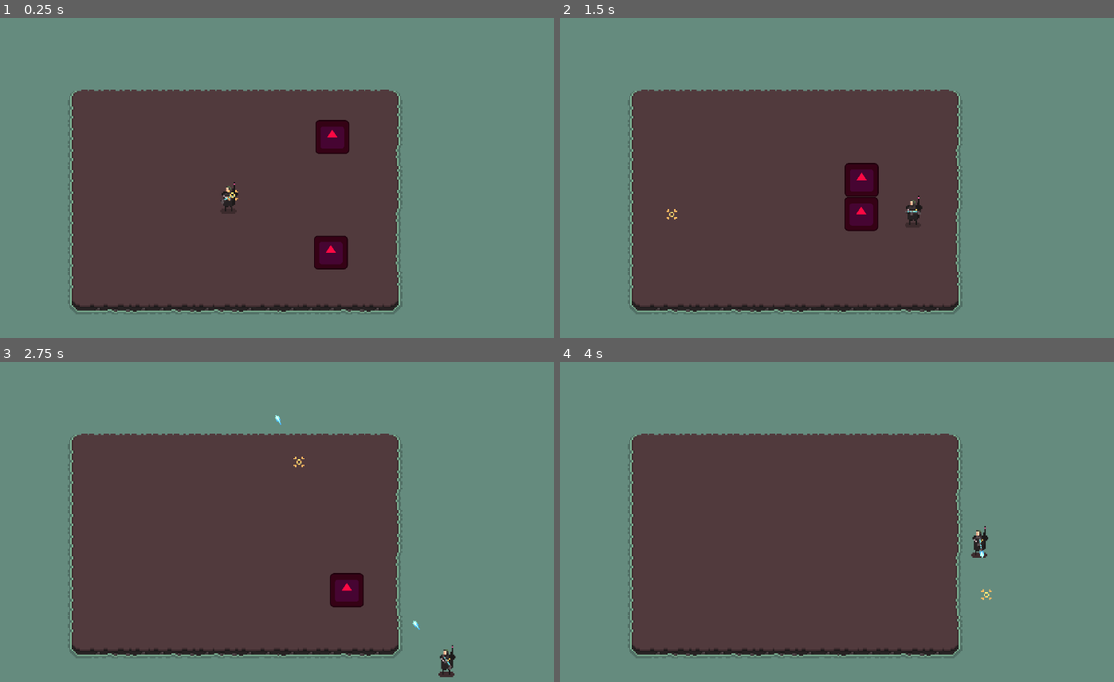
Above: before the commit, frames 1-4 (two rows, left to right).
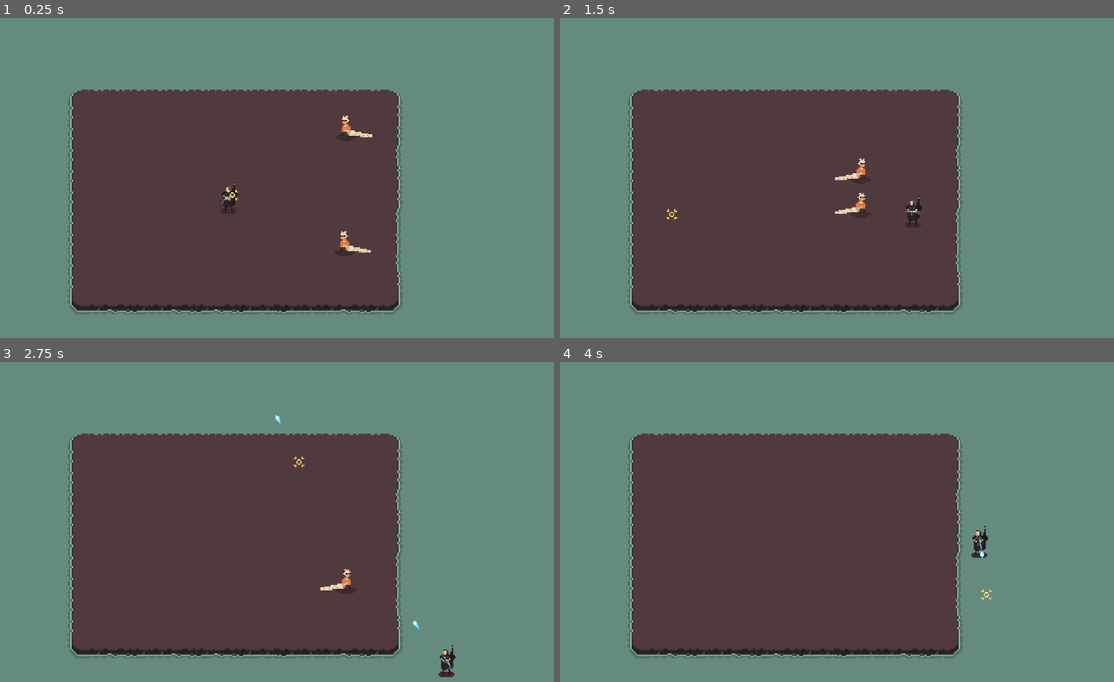
Above: after the commit, the same moments.

Repository: gablaroche29/arena-chaos
Game: Godot game, scene res://scenes/main_scene.tscn
The game is run twice, just before and just after one commit, with the same random seed, the same clock (stepped at 60 frames per second) and the same inputs. The engine's default icon, where the game draws it, is replaced by a stand-in: a white triangle on a blue panel in a dark square.
Inputs (mouse positions are in pixels of both pictures, inside the frame that each line leads up to):
- Up to frame 1 (0.25 s): no input
- Up to frame 2 (1.5 s): move the mouse to (936, 178) at 0.52 s; press the mouse at (936, 178) at 0.53 s; hold D (walk_right) 0.53-1.28 s; move the mouse to (665, 213) at 1.27 s; release the mouse at (665, 213) at 1.28 s; hold S (walk_down) from 1.28 s (still down); click (665, 213) at 1.35 s
- Up to frame 3 (2.75 s): move the mouse to (299, 461) at 2.02 s; release S (walk_down) at 2.03 s; press the mouse at (299, 461) at 2.03 s; hold D (walk_right) from 2.03 s (still down)
- Up to frame 4 (4 s): move the mouse to (764, 611) at 2.77 s; release D (walk_right) at 2.78 s; release the mouse at (764, 611) at 2.78 s; hold W (walk_up) 2.78-3.53 s; click (764, 611) at 2.85 s; move the mouse to (986, 595) at 3.52 s; press the mouse at (986, 595) at 3.53 s; hold A (walk_left) from 3.53 s (still down)

The runs differ from the first frame. In frame 1, 1.4% of the frame differs, in the area x 56-68%, y 30-79%; in frame 2, 1.3%; in frame 3, 0.7%; in frame 4, nothing differs.

Commit message:
feat: add base animations to player

Diff:
--- a/scenes/characters/enemies/enemy.tscn
+++ /dev/null
@@ -1,37 +0,0 @@
-[gd_scene load_steps=6 format=3 uid="uid://by4exggi8mrte"]
-
-[ext_resource type="Script" uid="uid://uvm7bmcoev5t" path="res://scenes/characters/enemies/enemy.gd" id="1_blu3w"]
-[ext_resource type="Texture2D" uid="uid://dqloh3a8udjn8" path="res://icon.svg" id="1_w0ky3"]
-[ext_resource type="Script" uid="uid://c8diplwnk38nf" path="res://scripts/components/health.gd" id="3_nwhyh"]
-
-[sub_resource type="RectangleShape2D" id="RectangleShape2D_58vw2"]
-
-[sub_resource type="RectangleShape2D" id="RectangleShape2D_nwhyh"]
-size = Vector2(128, 128)
-
-[node name="Enemy" type="CharacterBody2D" groups=["enemy"]]
-collision_layer = 2
-collision_mask = 0
-script = ExtResource("1_blu3w")
-
-[node name="CollisionShape2D" type="CollisionShape2D" parent="."]
-shape = SubResource("RectangleShape2D_58vw2")
-
-[node name="Sprite2D" type="Sprite2D" parent="."]
-modulate = Color(0.986722, 0.0374479, 0.262244, 1)
-scale = Vector2(0.2, 0.2)
-texture = ExtResource("1_w0ky3")
-
-[node name="Area2D" type="Area2D" parent="."]
-
-[node name="CollisionShape2D" type="CollisionShape2D" parent="Area2D"]
-scale = Vector2(0.2, 0.2)
-shape = SubResource("RectangleShape2D_nwhyh")
-
-[node name="Health" type="Node" parent="."]
-script = ExtResource("3_nwhyh")
-max_health = 3
-metadata/_custom_type_script = "uid://c8diplwnk38nf"
-
-[connection signal="body_entered" from="Area2D" to="." method="_on_area_2d_body_entered"]
-[connection signal="body_exited" from="Area2D" to="." method="_on_area_2d_body_exited"]
--- /dev/null
+++ b/scenes/characters/enemies/warrior/warrior.tscn
@@ -0,0 +1,262 @@
+[gd_scene load_steps=18 format=3 uid="uid://by4exggi8mrte"]
+
+[ext_resource type="Script" uid="uid://uvm7bmcoev5t" path="res://scenes/characters/enemies/warrior/warrior.gd" id="1_blu3w"]
+[ext_resource type="Texture2D" uid="uid://vf64kmql6fva" path="res://assets/game/characters/enemies/warrior.png" id="2_20xeb"]
+[ext_resource type="Script" uid="uid://c8diplwnk38nf" path="res://scripts/components/health.gd" id="3_nwhyh"]
+
+[sub_resource type="RectangleShape2D" id="RectangleShape2D_58vw2"]
+
+[sub_resource type="RectangleShape2D" id="RectangleShape2D_nwhyh"]
+size = Vector2(128, 128)
+
+[sub_resource type="Animation" id="Animation_20xeb"]
+resource_name = "idle_side"
+length = 0.6
+loop_mode = 1
+tracks/0/type = "value"
+tracks/0/imported = false
+tracks/0/enabled = true
+tracks/0/path = NodePath("Sprite2D:frame")
+tracks/0/interp = 1
+tracks/0/loop_wrap = true
+tracks/0/keys = {
+"times": PackedFloat32Array(0, 0.1, 0.2, 0.3, 0.4, 0.5),
+"transitions": PackedFloat32Array(1, 1, 1, 1, 1, 1),
+"update": 1,
+"values": [0, 1, 2, 3, 4, 5]
+}
+
+[sub_resource type="Animation" id="Animation_x2pkb"]
+length = 0.001
+tracks/0/type = "value"
+tracks/0/imported = false
+tracks/0/enabled = true
+tracks/0/path = NodePath("Sprite2D:frame")
+tracks/0/interp = 1
+tracks/0/loop_wrap = true
+tracks/0/keys = {
+"times": PackedFloat32Array(0),
+"transitions": PackedFloat32Array(1),
+"update": 1,
+"values": [0]
+}
+tracks/1/type = "value"
+tracks/1/imported = false
+tracks/1/enabled = true
+tracks/1/path = NodePath("Sprite2D:frame_coords")
+tracks/1/interp = 1
+tracks/1/loop_wrap = true
+tracks/1/keys = {
+"times": PackedFloat32Array(0),
+"transitions": PackedFloat32Array(1),
+"update": 1,
+"values": [Vector2i(0, 3)]
+}
+
+[sub_resource type="Animation" id="Animation_34xhb"]
+resource_name = "idle_top"
+length = 0.6
+loop_mode = 1
+tracks/0/type = "value"
+tracks/0/imported = false
+tracks/0/enabled = true
+tracks/0/path = NodePath("Sprite2D:frame")
+tracks/0/interp = 1
+tracks/0/loop_wrap = true
+tracks/0/keys = {
+"times": PackedFloat32Array(0, 0.1, 0.2, 0.3, 0.4, 0.5),
+"transitions": PackedFloat32Array(1, 1, 1, 1, 1, 1),
+"update": 1,
+"values": [16, 17, 18, 19, 20, 21]
+}
+
+[sub_resource type="Animation" id="Animation_eud7m"]
+resource_name = "idle_top"
+length = 0.6
+loop_mode = 1
+tracks/0/type = "value"
+tracks/0/imported = false
+tracks/0/enabled = true
+tracks/0/path = NodePath("Sprite2D:frame")
+tracks/0/interp = 1
+tracks/0/loop_wrap = true
+tracks/0/keys = {
+"times": PackedFloat32Array(0, 0.1, 0.2, 0.3, 0.4, 0.5),
+"transitions": PackedFloat32Array(1, 1, 1, 1, 1, 1),
+"update": 1,
+"values": [32, 33, 34, 35, 36, 37]
+}
+
+[sub_resource type="Animation" id="Animation_6wj6r"]
+resource_name = "run_side"
+length = 1.2
+loop_mode = 1
+step = 0.1
+tracks/0/type = "value"
+tracks/0/imported = false
+tracks/0/enabled = true
+tracks/0/path = NodePath("Sprite2D:frame_coords")
+tracks/0/interp = 1
+tracks/0/loop_wrap = true
+tracks/0/keys = {
+"times": PackedFloat32Array(0, 0.1, 0.2, 0.3, 0.4, 0.5, 0.6, 0.7, 0.8, 0.9, 1, 1.1),
+"transitions": PackedFloat32Array(1, 1, 1, 1, 1, 1, 1, 1, 1, 1, 1, 1),
+"update": 1,
+"values": [Vector2i(0, 3), Vector2i(1, 3), Vector2i(2, 3), Vector2i(3, 3), Vector2i(4, 3), Vector2i(5, 3), Vector2i(6, 3), Vector2i(7, 3), Vector2i(8, 3), Vector2i(9, 3), Vector2i(10, 3), Vector2i(11, 3)]
+}
+
+[sub_resource type="Animation" id="Animation_5qiye"]
+resource_name = "run_down"
+length = 1.2
+loop_mode = 1
+step = 0.1
+tracks/0/type = "value"
+tracks/0/imported = false
+tracks/0/enabled = true
+tracks/0/path = NodePath("Sprite2D:frame_coords")
+tracks/0/interp = 1
+tracks/0/loop_wrap = true
+tracks/0/keys = {
+"times": PackedFloat32Array(0, 0.1, 0.2, 0.3, 0.4, 0.5, 0.6, 0.7, 0.8, 0.9, 1, 1.1),
+"transitions": PackedFloat32Array(1, 1, 1, 1, 1, 1, 1, 1, 1, 1, 1, 1),
+"update": 1,
+"values": [Vector2i(0, 4), Vector2i(1, 4), Vector2i(2, 4), Vector2i(3, 4), Vector2i(4, 4), Vector2i(5, 4), Vector2i(6, 4), Vector2i(7, 4), Vector2i(8, 4), Vector2i(9, 4), Vector2i(10, 4), Vector2i(11, 4)]
+}
+
+[sub_resource type="Animation" id="Animation_dxhgk"]
+resource_name = "run_top"
+length = 1.2
+loop_mode = 1
+step = 0.1
+tracks/0/type = "value"
+tracks/0/imported = false
+tracks/0/enabled = true
+tracks/0/path = NodePath("Sprite2D:frame_coords")
+tracks/0/interp = 1
+tracks/0/loop_wrap = true
+tracks/0/keys = {
+"times": PackedFloat32Array(0, 0.1, 0.2, 0.3, 0.4, 0.5, 0.6, 0.7, 0.8, 0.9, 1, 1.1),
+"transitions": PackedFloat32Array(1, 1, 1, 1, 1, 1, 1, 1, 1, 1, 1, 1),
+"update": 1,
+"values": [Vector2i(0, 5), Vector2i(1, 5), Vector2i(2, 5), Vector2i(3, 5), Vector2i(4, 5), Vector2i(5, 5), Vector2i(6, 5), Vector2i(7, 5), Vector2i(8, 5), Vector2i(9, 5), Vector2i(10, 5), Vector2i(11, 5)]
+}
+
+[sub_resource type="Animation" id="Animation_ky1xa"]
+resource_name = "smash_side"
+length = 1.1
+step = 0.1
+tracks/0/type = "value"
+tracks/0/imported = false
+tracks/0/enabled = true
+tracks/0/path = NodePath("Sprite2D:frame_coords")
+tracks/0/interp = 1
+tracks/0/loop_wrap = true
+tracks/0/keys = {
+"times": PackedFloat32Array(0, 0.1, 0.2, 0.3, 0.4, 0.5, 0.6, 0.7, 0.8, 0.9, 1),
+"transitions": PackedFloat32Array(1, 1, 1, 1, 1, 1, 1, 1, 1, 1, 1),
+"update": 1,
+"values": [Vector2i(9, 6), Vector2i(1, 6), Vector2i(2, 6), Vector2i(3, 6), Vector2i(4, 6), Vector2i(5, 6), Vector2i(6, 6), Vector2i(7, 6), Vector2i(8, 6), Vector2i(9, 6), Vector2i(10, 6)]
+}
+
+[sub_resource type="Animation" id="Animation_ujoup"]
+resource_name = "smash_down"
+length = 1.1
+step = 0.1
+tracks/0/type = "value"
+tracks/0/imported = false
+tracks/0/enabled = true
+tracks/0/path = NodePath("Sprite2D:frame_coords")
+tracks/0/interp = 1
+tracks/0/loop_wrap = true
+tracks/0/keys = {
+"times": PackedFloat32Array(0, 0.1, 0.2, 0.3, 0.4, 0.5, 0.6, 0.7, 0.8, 0.9, 1),
+"transitions": PackedFloat32Array(1, 1, 1, 1, 1, 1, 1, 1, 1, 1, 1),
+"update": 1,
+"values": [Vector2i(0, 7), Vector2i(1, 7), Vector2i(2, 7), Vector2i(3, 7), Vector2i(4, 7), Vector2i(5, 7), Vector2i(6, 7), Vector2i(7, 7), Vector2i(8, 7), Vector2i(9, 7), Vector2i(10, 7)]
+}
+
+[sub_resource type="Animation" id="Animation_lqwhd"]
+resource_name = "smash_top"
+length = 1.1
+step = 0.1
+tracks/0/type = "value"
+tracks/0/imported = false
+tracks/0/enabled = true
+tracks/0/path = NodePath("Sprite2D:frame_coords")
+tracks/0/interp = 1
+tracks/0/loop_wrap = true
+tracks/0/keys = {
+"times": PackedFloat32Array(0, 0.1, 0.2, 0.3, 0.4, 0.5, 0.6, 0.7, 0.8, 0.9, 1),
+"transitions": PackedFloat32Array(1, 1, 1, 1, 1, 1, 1, 1, 1, 1, 1),
+"update": 1,
+"values": [Vector2i(0, 8), Vector2i(1, 8), Vector2i(2, 8), Vector2i(3, 8), Vector2i(4, 8), Vector2i(5, 8), Vector2i(6, 8), Vector2i(7, 8), Vector2i(8, 8), Vector2i(9, 8), Vector2i(10, 8)]
+}
+
+[sub_resource type="Animation" id="Animation_fpa3t"]
+resource_name = "death"
+length = 1.5
+step = 0.1
+tracks/0/type = "value"
+tracks/0/imported = false
+tracks/0/enabled = true
+tracks/0/path = NodePath("Sprite2D:frame_coords")
+tracks/0/interp = 1
+tracks/0/loop_wrap = true
+tracks/0/keys = {
+"times": PackedFloat32Array(0, 0.1, 0.2, 0.3, 0.4, 0.5, 0.6, 0.7, 0.8, 0.9, 1, 1.1, 1.2, 1.3, 1.4),
+"transitions": PackedFloat32Array(1, 1, 1, 1, 1, 1, 1, 1, 1, 1, 1, 1, 1, 1, 1),
+"update": 1,
+"values": [Vector2i(0, 9), Vector2i(1, 9), Vector2i(2, 9), Vector2i(3, 9), Vector2i(4, 9), Vector2i(5, 9), Vector2i(6, 9), Vector2i(7, 9), Vector2i(8, 9), Vector2i(9, 9), Vector2i(10, 9), Vector2i(11, 9), Vector2i(12, 9), Vector2i(13, 9), Vector2i(14, 9)]
+}
+
+[sub_resource type="AnimationLibrary" id="AnimationLibrary_34xhb"]
+_data = {
+&"RESET": SubResource("Animation_x2pkb"),
+&"death": SubResource("Animation_fpa3t"),
+&"idle_down": SubResource("Animation_34xhb"),
+&"idle_side": SubResource("Animation_20xeb"),
+&"idle_top": SubResource("Animation_eud7m"),
+&"run_down": SubResource("Animation_5qiye"),
+&"run_side": SubResource("Animation_6wj6r"),
+&"run_top": SubResource("Animation_dxhgk"),
+&"smash_down": SubResource("Animation_ujoup"),
+&"smash_side": SubResource("Animation_ky1xa"),
+&"smash_top": SubResource("Animation_lqwhd")
+}
+
+[node name="Enemy" type="CharacterBody2D" groups=["enemy"]]
+collision_layer = 2
+collision_mask = 0
+script = ExtResource("1_blu3w")
+
+[node name="Sprite2D" type="Sprite2D" parent="."]
+position = Vector2(5, -13.5)
+texture = ExtResource("2_20xeb")
+hframes = 16
+vframes = 10
+frame = 48
+region_rect = Rect2(0, 69, 62, 69)
+
+[node name="CollisionShape2D" type="CollisionShape2D" parent="."]
+visible = false
+shape = SubResource("RectangleShape2D_58vw2")
+
+[node name="Area2D" type="Area2D" parent="."]
+visible = false
+
+[node name="CollisionShape2D" type="CollisionShape2D" parent="Area2D"]
+scale = Vector2(0.2, 0.2)
+shape = SubResource("RectangleShape2D_nwhyh")
+
+[node name="Health" type="Node" parent="."]
+script = ExtResource("3_nwhyh")
+max_health = 3
+metadata/_custom_type_script = "uid://c8diplwnk38nf"
+
+[node name="AnimationPlayer" type="AnimationPlayer" parent="."]
+libraries = {
+&"": SubResource("AnimationLibrary_34xhb")
+}
+
+[connection signal="body_entered" from="Area2D" to="." method="_on_area_2d_body_entered"]
+[connection signal="body_exited" from="Area2D" to="." method="_on_area_2d_body_exited"]
--- a/scenes/main_scene.tscn
+++ b/scenes/main_scene.tscn
@@ -3,7 +3,7 @@
 [ext_resource type="TileSet" uid="uid://cnx2lpql436gu" path="res://tilesets/game_tileset.tres" id="1_w2twt"]
 [ext_resource type="PackedScene" uid="uid://bui6c5b26yade" path="res://scenes/characters/player/player.tscn" id="2_pw63i"]
 [ext_resource type="PackedScene" uid="uid://x1hikkr7c80t" path="res://scenes/props/enemy_spawner.tscn" id="3_7ykc4"]
-[ext_resource type="PackedScene" uid="uid://by4exggi8mrte" path="res://scenes/characters/enemies/enemy.tscn" id="4_pu3yx"]
+[ext_resource type="PackedScene" uid="uid://by4exggi8mrte" path="res://scenes/characters/enemies/warrior/warrior.tscn" id="4_pu3yx"]
 [ext_resource type="PackedScene" uid="uid://bfuh27pnwyxtr" path="res://scenes/props/cursor/cursor.tscn" id="5_gubc5"]
 
 [node name="World" type="Node2D"]
--- a/scenes/props/enemy_spawner.tscn
+++ b/scenes/props/enemy_spawner.tscn
@@ -1,7 +1,7 @@
 [gd_scene load_steps=3 format=3 uid="uid://x1hikkr7c80t"]
 
 [ext_resource type="Script" uid="uid://eimca1towffc" path="res://scenes/props/enemy_spawner.gd" id="1_ndi0s"]
-[ext_resource type="PackedScene" uid="uid://by4exggi8mrte" path="res://scenes/characters/enemies/enemy.tscn" id="2_g5hk5"]
+[ext_resource type="PackedScene" uid="uid://by4exggi8mrte" path="res://scenes/characters/enemies/warrior/warrior.tscn" id="2_g5hk5"]
 
 [node name="EnemySpawner" type="Node2D"]
 script = ExtResource("1_ndi0s")
Binary file removed: assets/game/Reticle2.png
Binary file added: assets/game/characters/enemies/warrior.png
Not shown, changed: assets/game/characters/enemies/warrior.png.import
Renamed: scenes/characters/enemies/enemy.gd -> scenes/characters/enemies/warrior/warrior.gd
Renamed: scenes/characters/enemies/enemy.gd.uid -> scenes/characters/enemies/warrior/warrior.gd.uid
